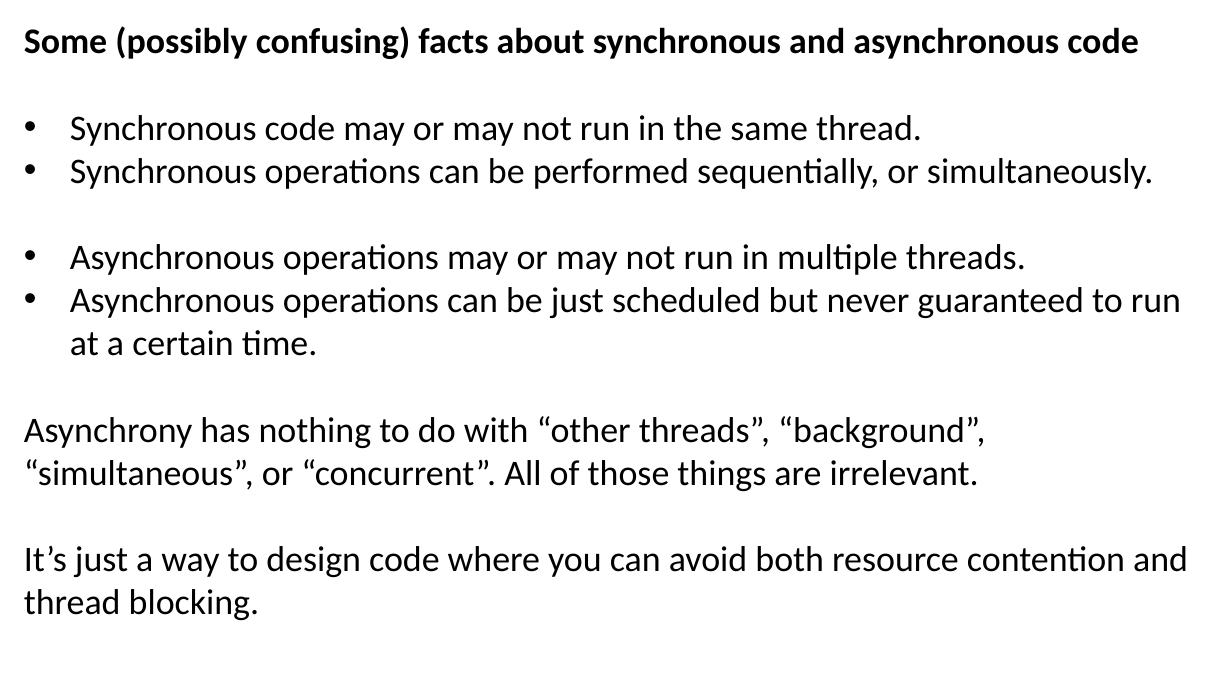
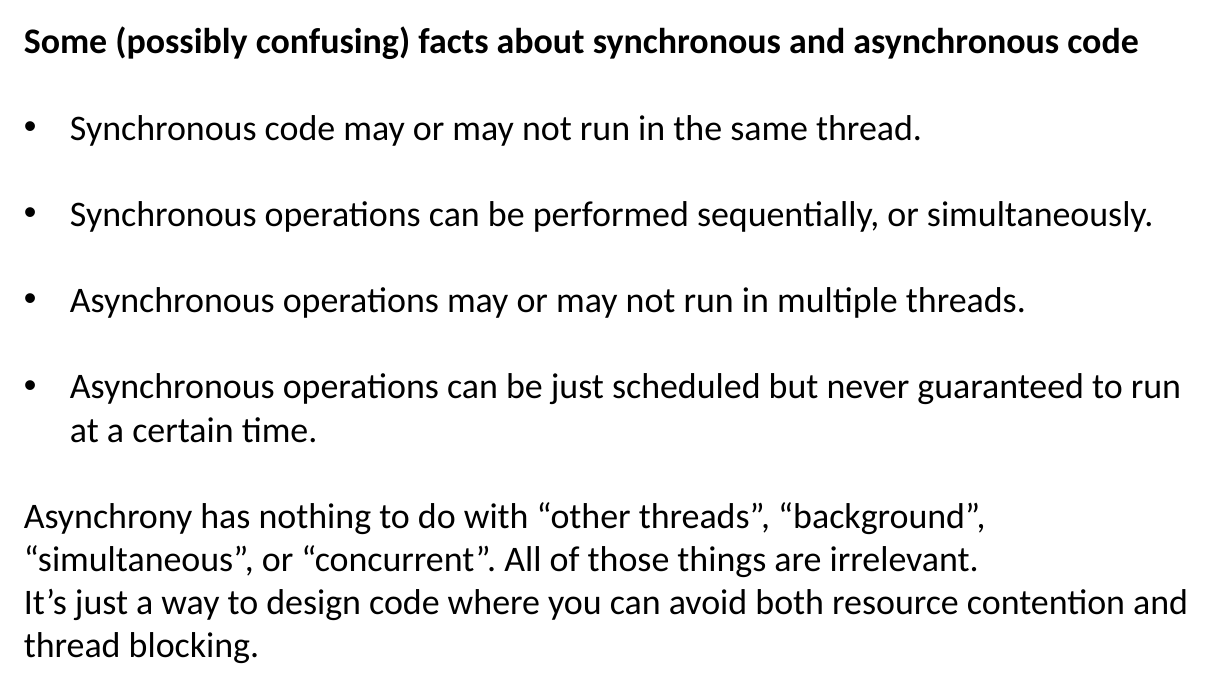
Before and after one commit to JoshKain/AsyncAwaitQuiz, a slide deck: slide 9 of Async and await presentation.pptx. Drawn at 1232x693 pixels with LibreOffice and Linux fonts; fonts in the diff are those of the drawing. Boxes give left, top, right and bottom in pixels: in the first picture for what was removed or moved away, otherwise in the second. Text is boxed around its words. In the diff, an @@ line names an element or a change of style, - is before the commit and + after.

Commit message:
Updated PowerPoint

```diff
--- a/Async and await presentation.pptx
+++ b/Async and await presentation.pptx
@@ text "Some (possibly confusing) facts about ..." rewrapped from box(24, 26, 1188, 620) to box(24, 26, 1188, 663) @@
```
